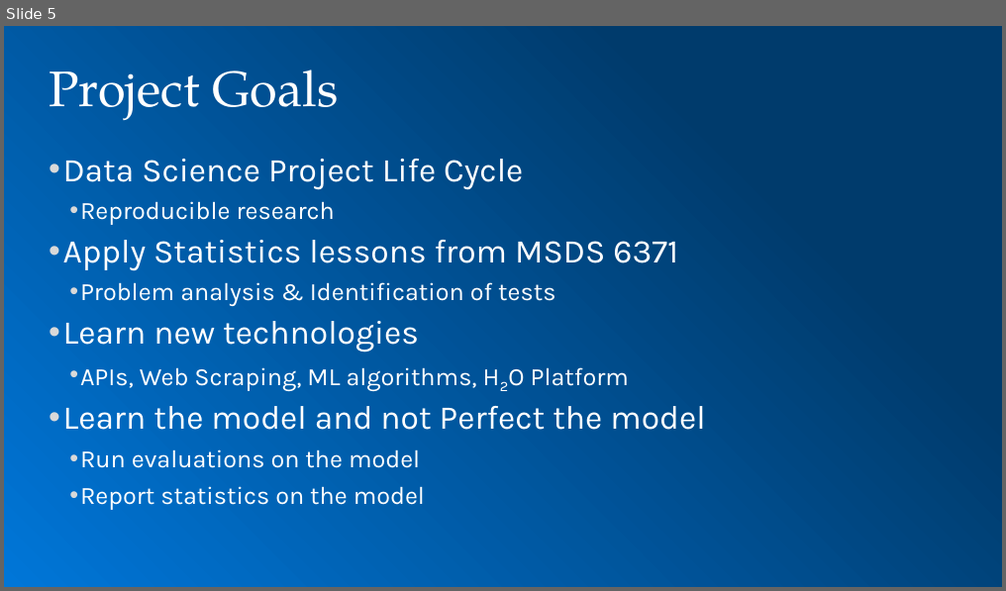
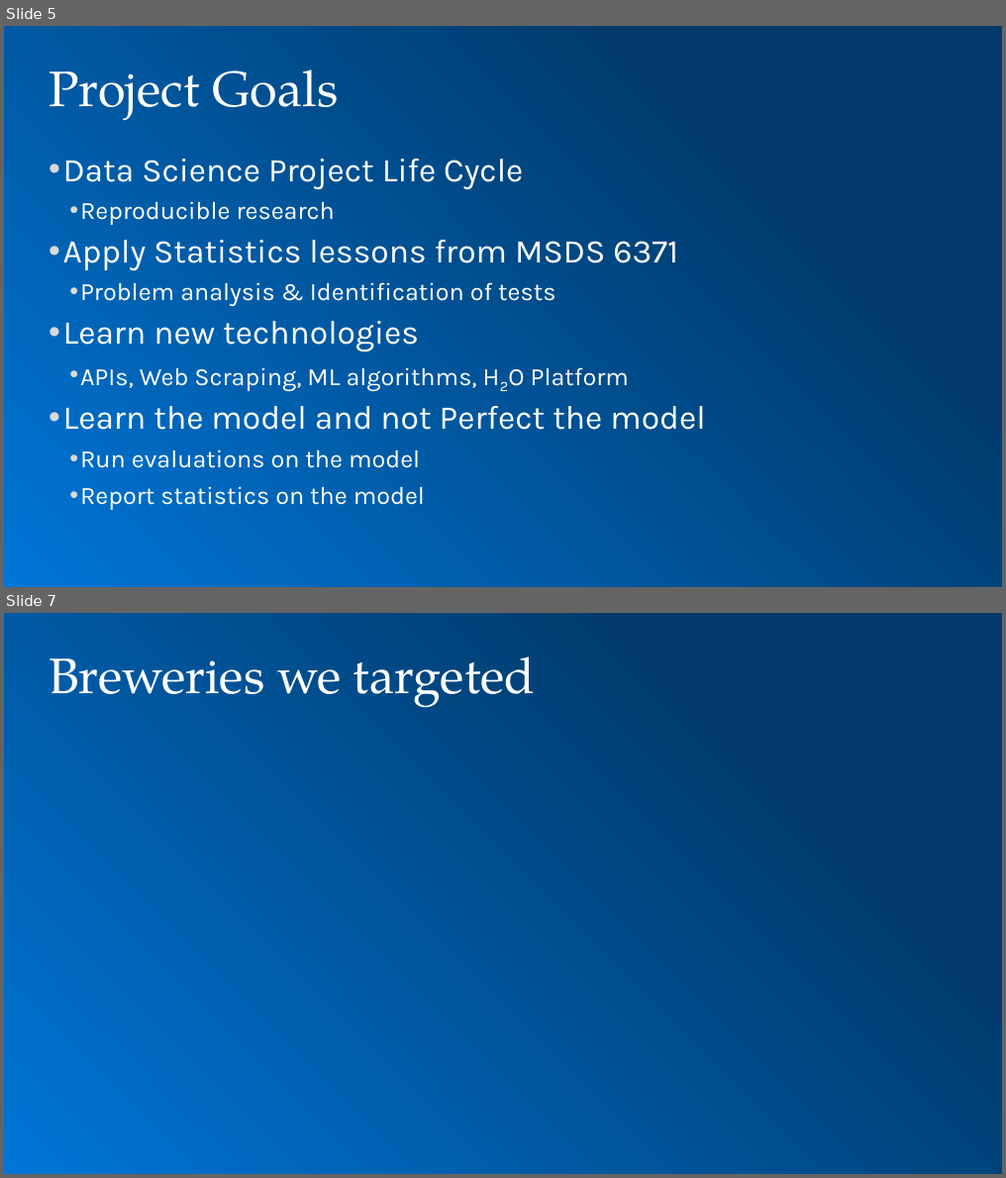
Before and after one commit to toadies/MSDS_CaseStudy2, a slide deck: presentation/MSDS 6306 Case Study 2.pptx. Shown one above the other, each under a label of ours: slide 5 before the commit, slides 5 and 7 after it; the slides between them are not shown. The pictures are 1006x591 and 1006x1178 pixels, drawn with LibreOffice and Linux fonts; fonts in the diff are those of the drawing; background and template pictures are left out. Boxes give left, top, right and bottom in pixels: in the first picture for what was removed or moved away, otherwise in the second. Text is boxed around its words. In the diff, an @@ line names an element or a change of style, - is before the commit and + after.

```diff
--- a/presentation/MSDS 6306 Case Study 2.pptx
+++ b/presentation/MSDS 6306 Case Study 2.pptx
@@ slide 7 added at (x1=4, y1=613, x2=1002, y2=1174), background gradient #003B6C to #0076D8 @@
@@ title added at (x1=49, y1=657, x2=536, y2=708), 36 pt, text #FFFFFF @@
+Breweries we targeted
```
Also in this commit, not shown: 1 slide changed, 3 other slides added, 8 other files.
